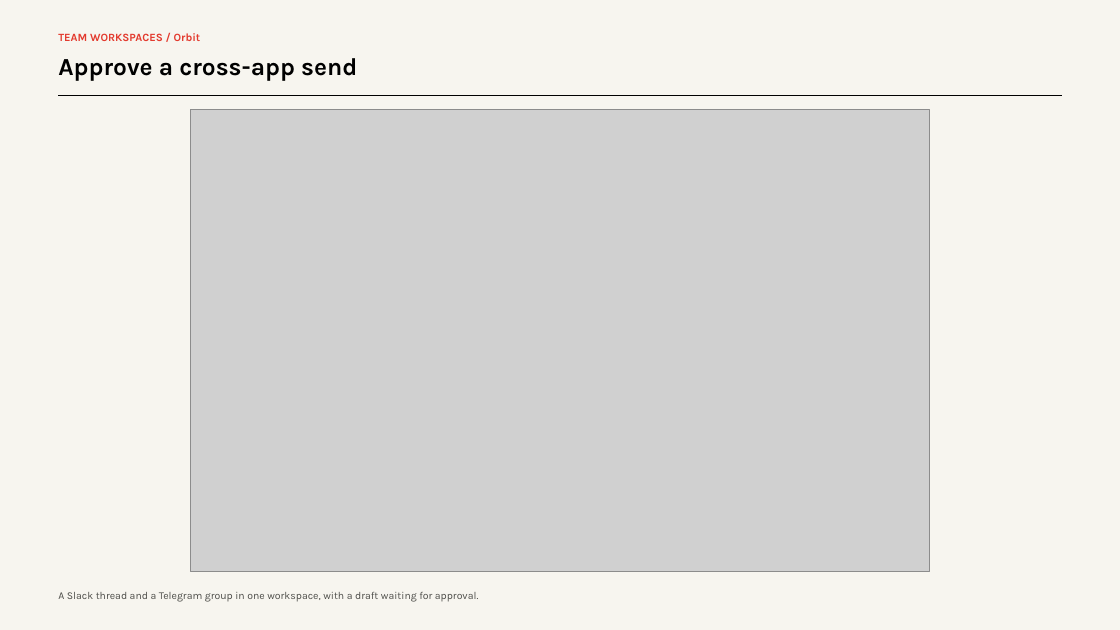
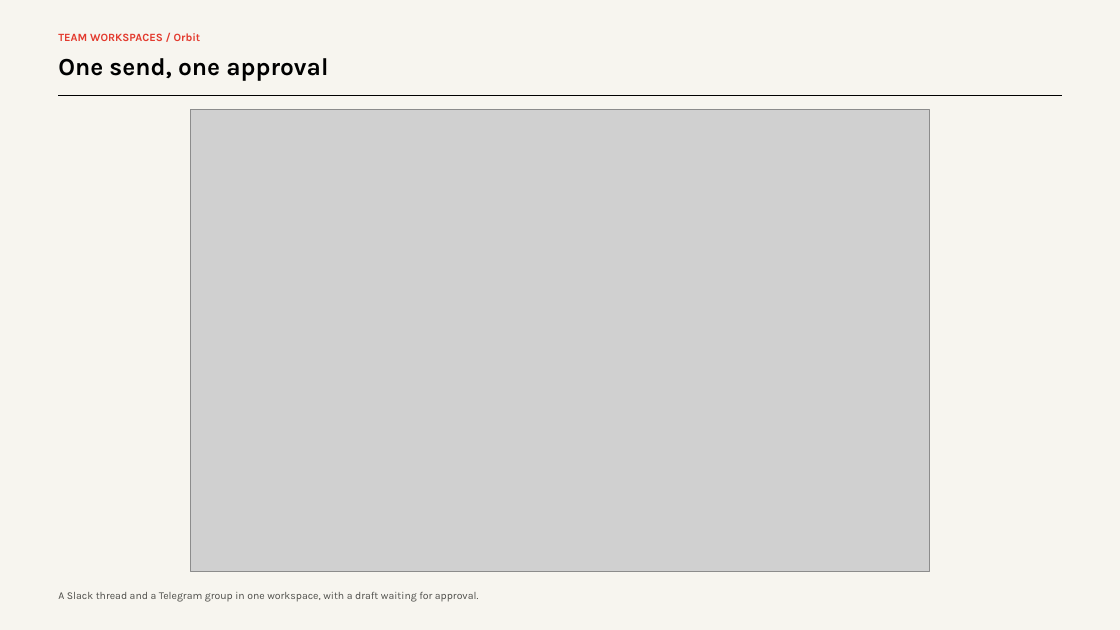
Before and after one commit to michaelatamuk/agentic-desk, a slide deck: slide 13 of company/company-products.pptx (slide 11 before the commit). Drawn at 1120x630 pixels with LibreOffice and Linux fonts; fonts in the diff are those of the drawing; grey boxes stand for pictures. Boxes give left, top, right and bottom in pixels: in the first picture for what was removed or moved away, otherwise in the second. Text is boxed around its words. In the diff, an @@ line names an element or a change of style, - is before the commit and + after.

```diff
--- a/company/company-products.pptx
+++ b/company/company-products.pptx
@@ text at (58,58,328,81): text changed @@
-Approve a cross-app send
+One send, one approval
```
Also in this commit, not shown: 1 other slide changed, 1 slide added, 2 slides removed, 5 other files.
